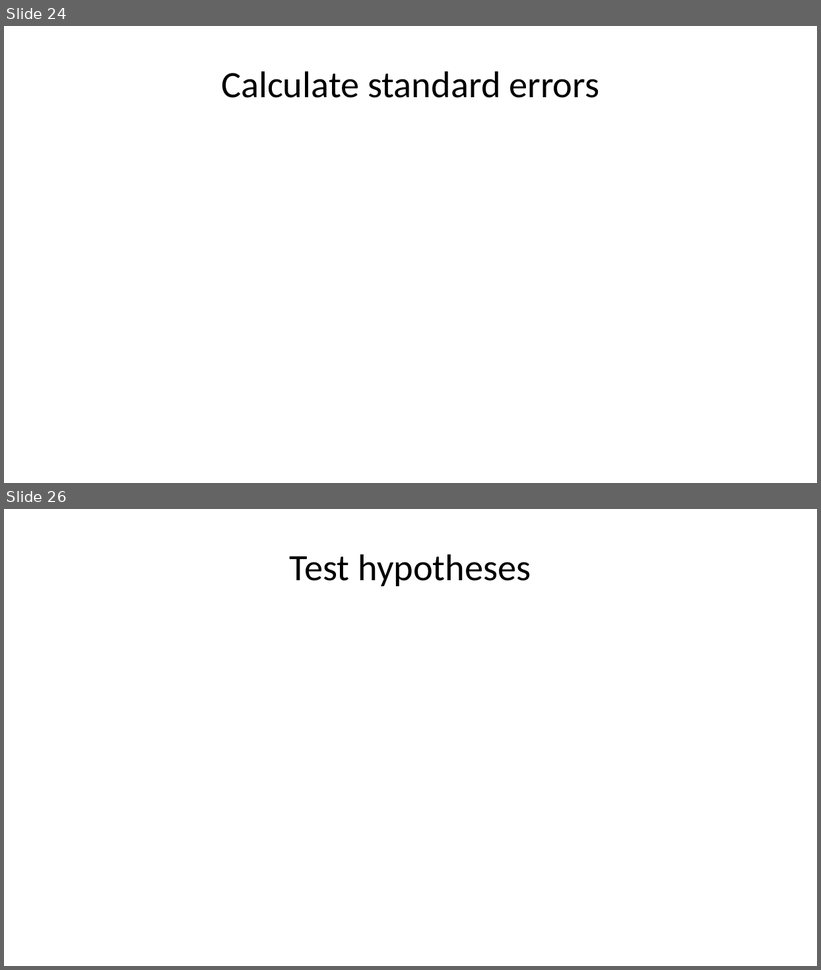
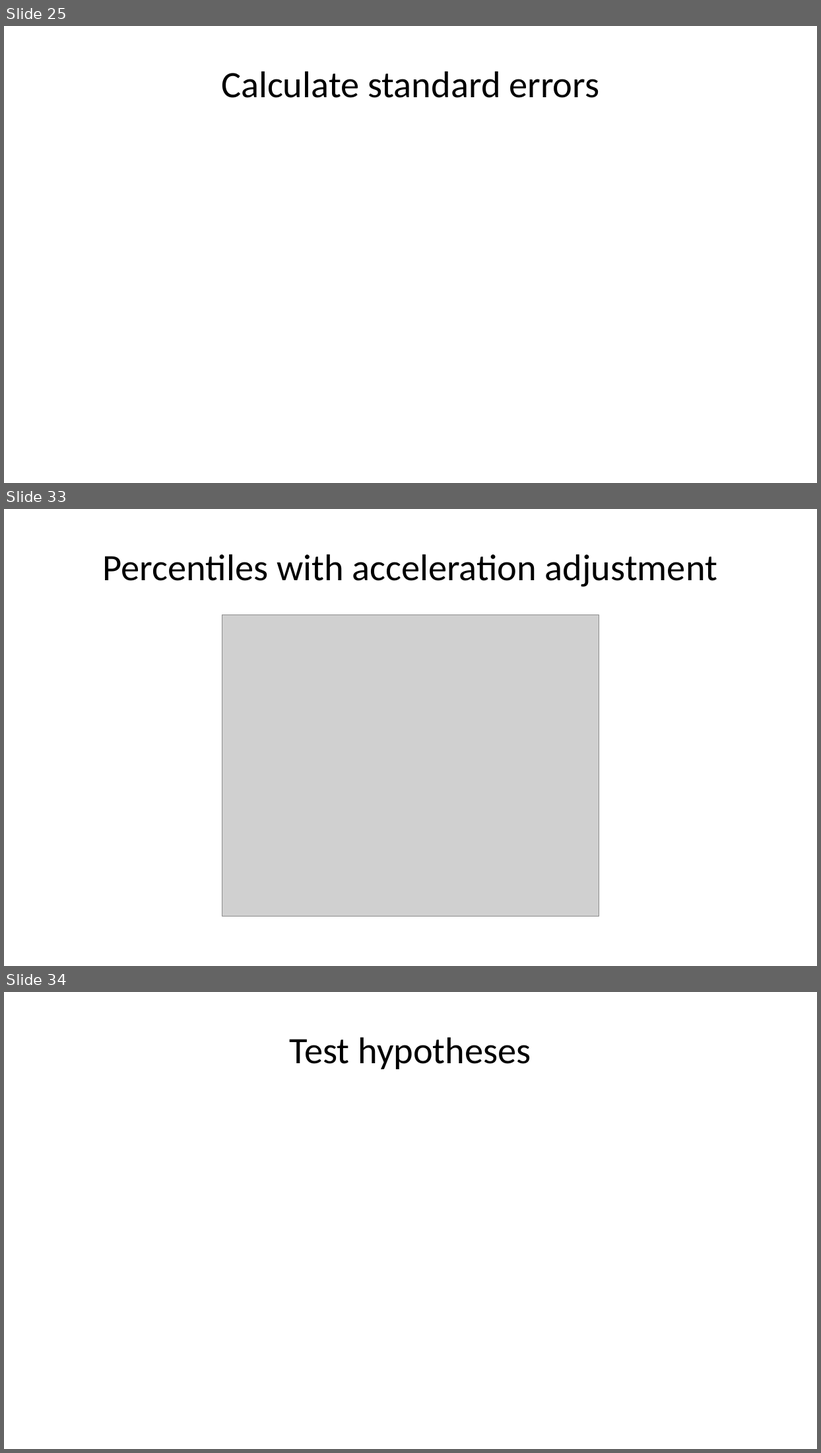
Before and after one commit to pmean/papers-and-presentations, a slide deck: bootstrap/src/bootstrap-slides.pptx. Shown one above the other, each under a label of ours: slides 24 and 26 before the commit, slides 25, 33 and 34 after it; the slides between them are not shown. The pictures are 821x970 and 821x1453 pixels, drawn with LibreOffice and Linux fonts; fonts in the diff are those of the drawing; grey boxes stand for pictures. Boxes give left, top, right and bottom in pixels: in the first picture for what was removed or moved away, otherwise in the second. Text is boxed around its words. In the diff, an @@ line names an element or a change of style, - is before the commit and + after.

Commit message:
Added bias correction and acceleration plots to bootstrap talk

```diff
--- a/bootstrap/src/bootstrap-slides.pptx
+++ b/bootstrap/src/bootstrap-slides.pptx
@@ slide 33 added at box(4, 509, 817, 966), background #FFFFFF @@
@@ title added at box(103, 554, 717, 587), 33 pt, text #000000 @@
+Percentiles with acceleration adjustment
@@ picture added at box(222, 615, 599, 917) @@
@@ what was slide 24 is now slide 25 @@
@@ what was slide 26 is now slide 34 @@
```
Also in this commit, not shown: 2 slides changed, 7 other slides added, 1 other file.
